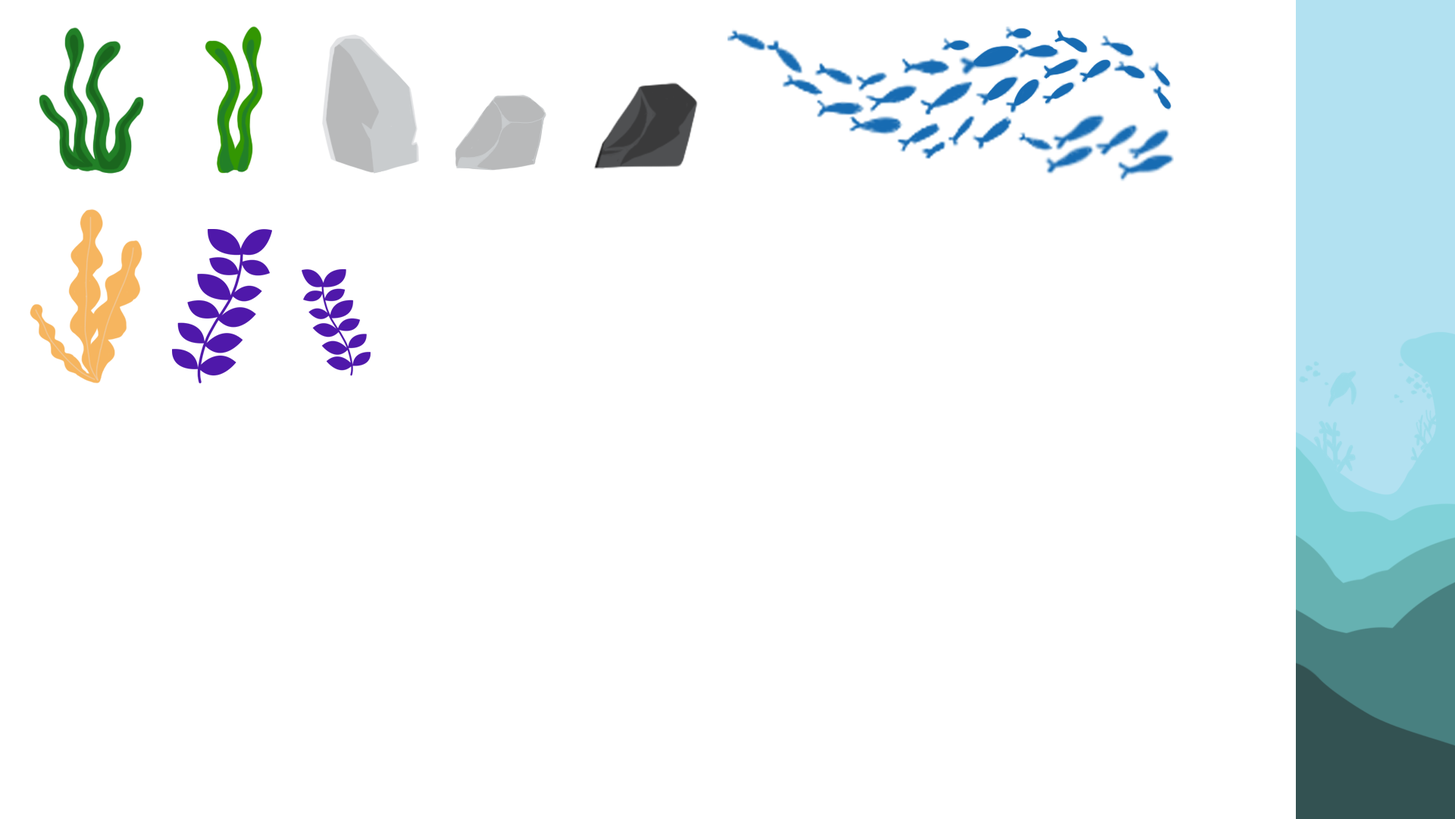
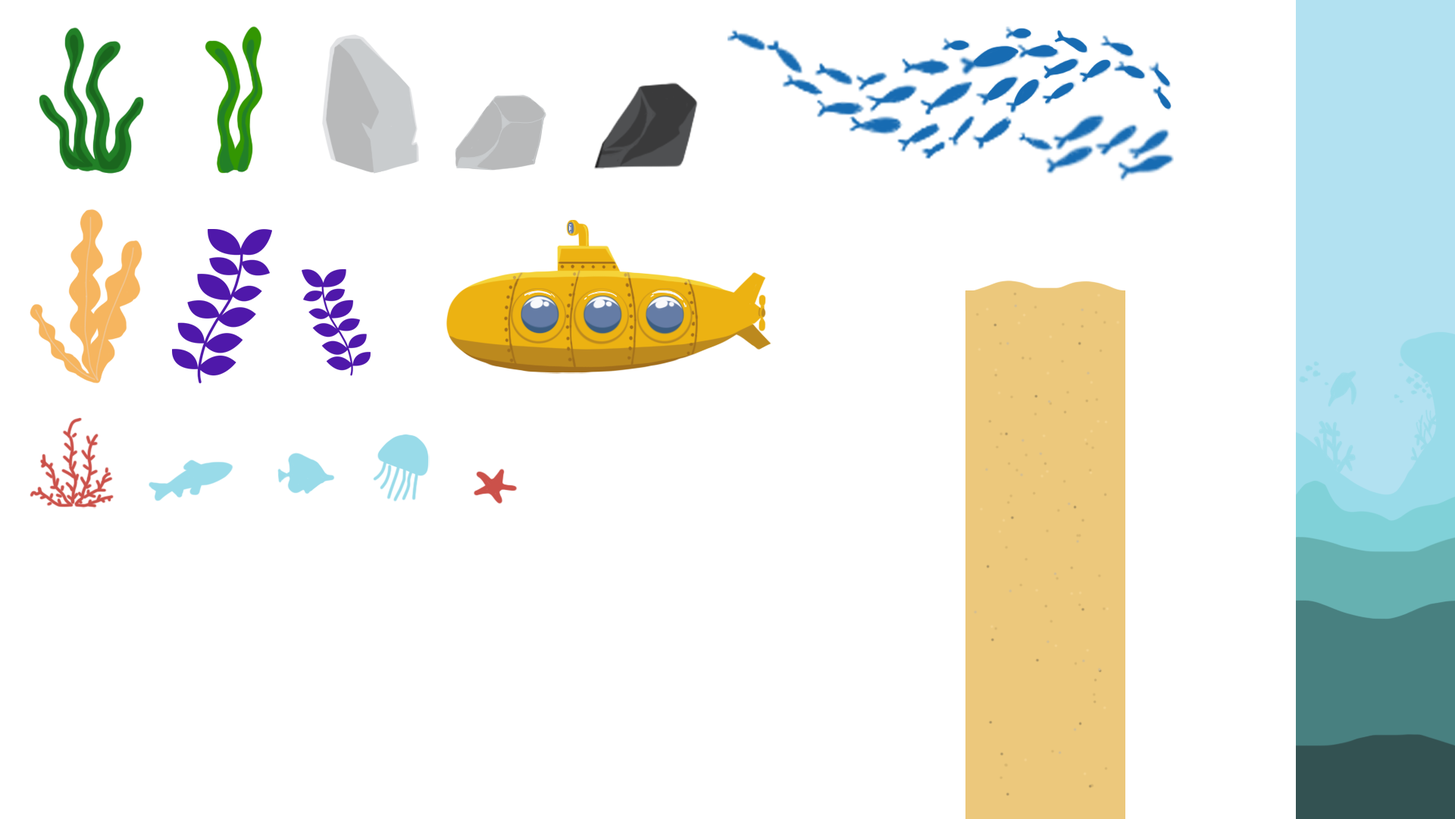
Layered file, before and after one edit (1455x819). Changes by layer:
added group "Group 7" with 2 layers above "Layer 42" over [964, 279, 1127, 819]
added layer "Layer 45" in group "Group 7" over [973, 291, 1121, 796]
added layer "Layer 44" in group "Group 7" over [964, 279, 1127, 819]
added group "Group 6" with 17 layers above "Group 5 copy" over [446, 219, 773, 374]
added layer "Layer 29" in group "Group 6" over [496, 269, 712, 343]
added layer "Layer 36" (soft light) in group "Group 6" over [454, 233, 767, 298]
added layer "Layer 24" in group "Group 6" over [504, 261, 700, 374]
added layer "Layer 22" in group "Group 6" over [446, 307, 773, 374]
added layer "Layer 21" in group "Group 6" over [446, 219, 773, 374]
added group "Group 5 copy" with 7 layers above "Group 5" over [1296, 445, 1455, 746]
added layer "Layer 18" (1st of 2, in "Group 5 copy") in group "Group 5 copy" over [1296, 588, 1455, 746]
added layer "Layer 17" (1st of 2, in "Group 5 copy") in group "Group 5 copy" over [1296, 534, 1455, 746]
added layer "Layer 15" (1st of 2, in "Group 5 copy") in group "Group 5 copy" over [1296, 479, 1455, 746]
added layer "Layer 14" (1st of 2, in "Group 5 copy") in group "Group 5 copy" over [1296, 445, 1455, 746]
added layer "Rectangle 2" (1st of 2, in "Group 5 copy") in group "Group 5 copy" over [1296, 445, 1455, 746]
added group "Group 5" with 7 layers above "Shape 1 copy 12" over [1296, 445, 1455, 746]
moved "Layer 18" (2nd of 2, in "Group 5") into group "Group 5", painted on it over [1296, 580, 1455, 746]
moved "Layer 17" (2nd of 2, in "Group 5") into group "Group 5", painted on it over [1296, 534, 1455, 746]
moved "Layer 15" (2nd of 2, in "Group 5") into group "Group 5", painted on it over [1296, 445, 1455, 746]
moved "Layer 14" (2nd of 2, in "Group 5") into group "Group 5" over [1296, 445, 1455, 746]
moved "Rectangle 2" (2nd of 2, in "Group 5") into group "Group 5" over [1296, 445, 1455, 746]
…and 21 more changes (19 added, 1 painted, 2 stack)
